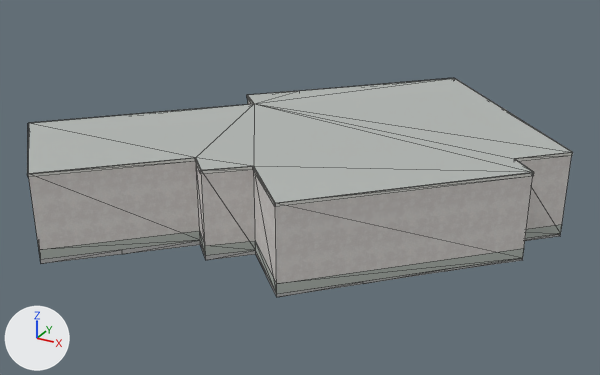
Renders of the Blender file assets/blender/buildings/osm-way-49773522.blend from each side of a commit.
One viewpoint serves both versions: a 50 mm lens placed at (13.32, -23.42, 12.91), pointed at (-0.14, 1.05, 0.68). The axes (+X, +Y, +Z) are drawn at lower left. The lights are the same throughout. The picture after the commit comes second. Mesh edges are drawn as thin lines.

The older version as bpy lines, for what is in view:
```python
ob_building_foundation_49773522 = bpy.data.objects.new('building foundation 49773522', me_building_foundation_49773522)
ob_building_foundation_49773522.parent = ob_osm_way_49773522
ob_building_foundation_49773522.location = (0.0, 0.0, 0.0)
ob_reality_49773522_near_reality_flat_weathered_roof = bpy.data.objects.new('reality 49773522 near reality flat weathered roof', me_reality_49773522_near_reality_flat_weathered_roof)
ob_reality_49773522_near_reality_flat_weathered_roof.parent = ob_osm_way_49773522
ob_reality_49773522_near_reality_flat_weathered_roof.location = (0.0, 0.0, 0.0)
ob_reality_49773522_near_reality_pale_aluminum_sill = bpy.data.objects.new('reality 49773522 near reality pale aluminum sill', me_reality_49773522_near_reality_pale_aluminum_sill)
ob_reality_49773522_near_reality_pale_aluminum_sill.parent = ob_osm_way_49773522
ob_reality_49773522_near_reality_pale_aluminum_sill.location = (0.0, 0.0, 0.0)
# also in view: 'reality 49773522 near reality concrete plinth' at (-0.04, 1.47, 0.18); 'reality 49773522 near reality aged pale plaster' at (-0.04, 1.47, 1.5)
```
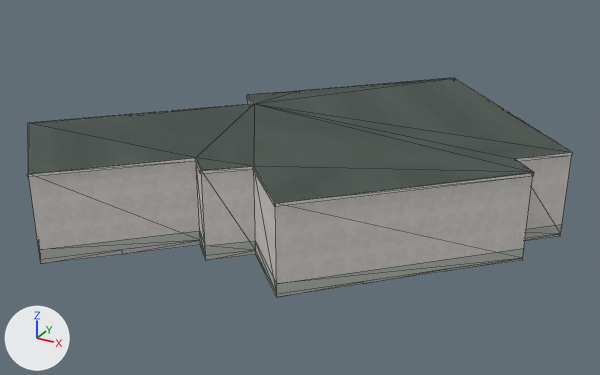
Changed parts and their boxes [x1, y1, x2, y2] in the pictures (600 x 375 px):
'reality 49773522 near reality flat weathered roof', surface changed (darker): [28, 78, 571, 203] in both
part 1 of me_reality_49773522_near_reality_pale_aluminum_sill, added: after [27, 78, 573, 207]

The change, as a diff of the scene's bpy script:
```diff
--- a/assets/blender/buildings/osm-way-49773522.blend.py
+++ b/assets/blender/buildings/osm-way-49773522.blend.py
@@ img_roof_color_png @@
+img_roof_color_png = load_image('roof-color.png', '../../../public/models/architecture/textures/roof-color.png', 256, 256, 'sRGB')
@@ img_roof_normal_png @@
+img_roof_normal_png = load_image('roof-normal.png', '../../../public/models/architecture/textures/roof-normal.png', 256, 256, 'Non-Color')
@@ mat_reality_flat_weathered_roof @@
 mat_reality_flat_weathered_roof = bpy.data.materials.new('reality flat weathered roof')
-# nodes: BsdfPrincipled, OutputMaterial
-# colours: grey #b3b7b4
+# nodes: BsdfPrincipled, MixRGB, NormalMap, OutputMaterial, TexImage x2
+# colours: white #ffffff
+# uses the picture img_roof_color_png
+# uses the picture img_roof_normal_png
@@ me_reality_49773522_near_reality_pale_aluminum_sill @@
 # used by ob_reality_49773522_near_reality_pale_aluminum_sill; parent = ob_osm_way_49773522; location = (0.0, 0.0, 0.0)
-me_reality_49773522_near_reality_pale_aluminum_sill.from_pydata(...)  # 52 vertices, 26 faces; spans x -8.9..8.9, y -6.7..9.7, z 2.9..3.0
+me_reality_49773522_near_reality_pale_aluminum_sill.from_pydata(...)  # 104 vertices, 52 faces; spans x -8.9..8.9, y -6.7..9.7, z 2.9..3.0
+# me_reality_49773522_near_reality_pale_aluminum_sill part 1: 48 vertices added at x -8.9..8.9, y -6.7..9.7, z 3.0
+# other edits to the shape of me_reality_49773522_near_reality_pale_aluminum_sill do not show in these pictures
 me_reality_49773522_near_reality_pale_aluminum_sill.materials.append(mat_reality_pale_aluminum_sill)
```
